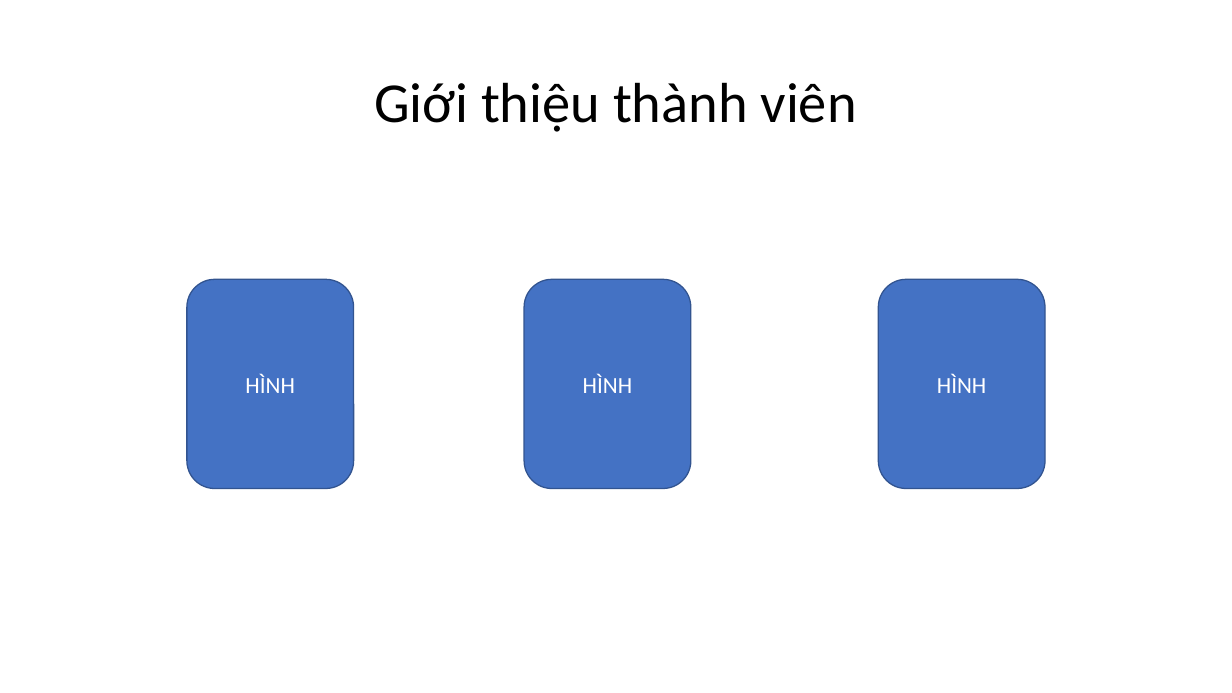
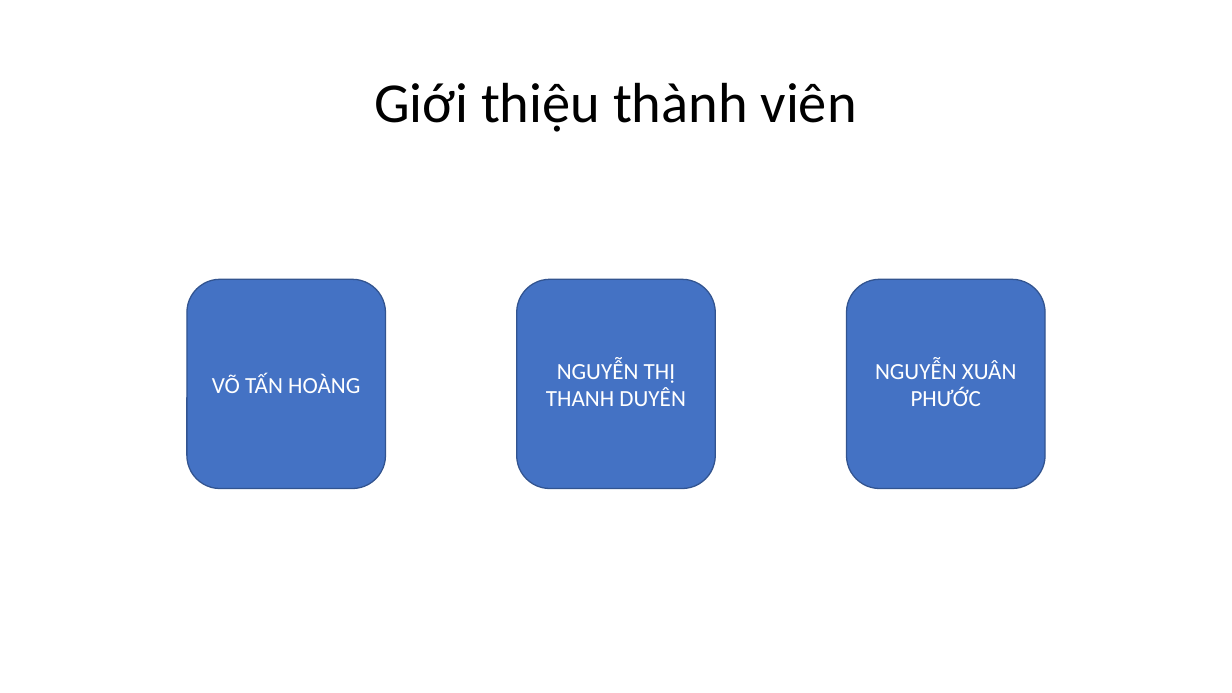
Before and after one commit to hoanghlt/quanlynganhang, a slide deck: slide 2 of docs/Slide template.pptx. Drawn at 1232x693 pixels with LibreOffice and Linux fonts; fonts in the diff are those of the drawing. Boxes give left, top, right and bottom in pixels: in the first picture for what was removed or moved away, otherwise in the second. Text is boxed around its words. In the diff, an @@ line names an element or a change of style, - is before the commit and + after.

```diff
--- a/docs/Slide template.pptx
+++ b/docs/Slide template.pptx
@@ rounded rectangle "VÕ TẤN HOÀNG": place and size @@
-rounded rectangle "VÕ TẤN HOÀNG" at box(187, 279, 353, 488)
+rounded rectangle "VÕ TẤN HOÀNG" at box(187, 279, 385, 488)
@@ rounded rectangle "NGUYỄN THỊ THANH DUYÊN": place and size @@
-rounded rectangle "NGUYỄN THỊ THANH DUYÊN" at box(524, 279, 690, 488)
+rounded rectangle "NGUYỄN THỊ THANH DUYÊN" at box(517, 279, 715, 488)
@@ rounded rectangle "NGUYỄN XUÂN PHƯỚC": place and size @@
-rounded rectangle "NGUYỄN XUÂN PHƯỚC" at box(879, 279, 1045, 488)
+rounded rectangle "NGUYỄN XUÂN PHƯỚC" at box(847, 279, 1045, 488)
@@ text in rounded rectangle at box(546, 359, 685, 406): text changed @@
-HÌNH
+NGUYỄN THỊ THANH DUYÊN
@@ text in rounded rectangle at box(875, 359, 1017, 406): text changed @@
-HÌNH
+NGUYỄN XUÂN PHƯỚC
@@ text in rounded rectangle at box(212, 373, 360, 393): text changed @@
-HÌNH
+VÕ TẤN HOÀNG
```
Also in this commit, not shown: 4 other slides changed, 7 slides added, 2 slides removed, 11 other files.
